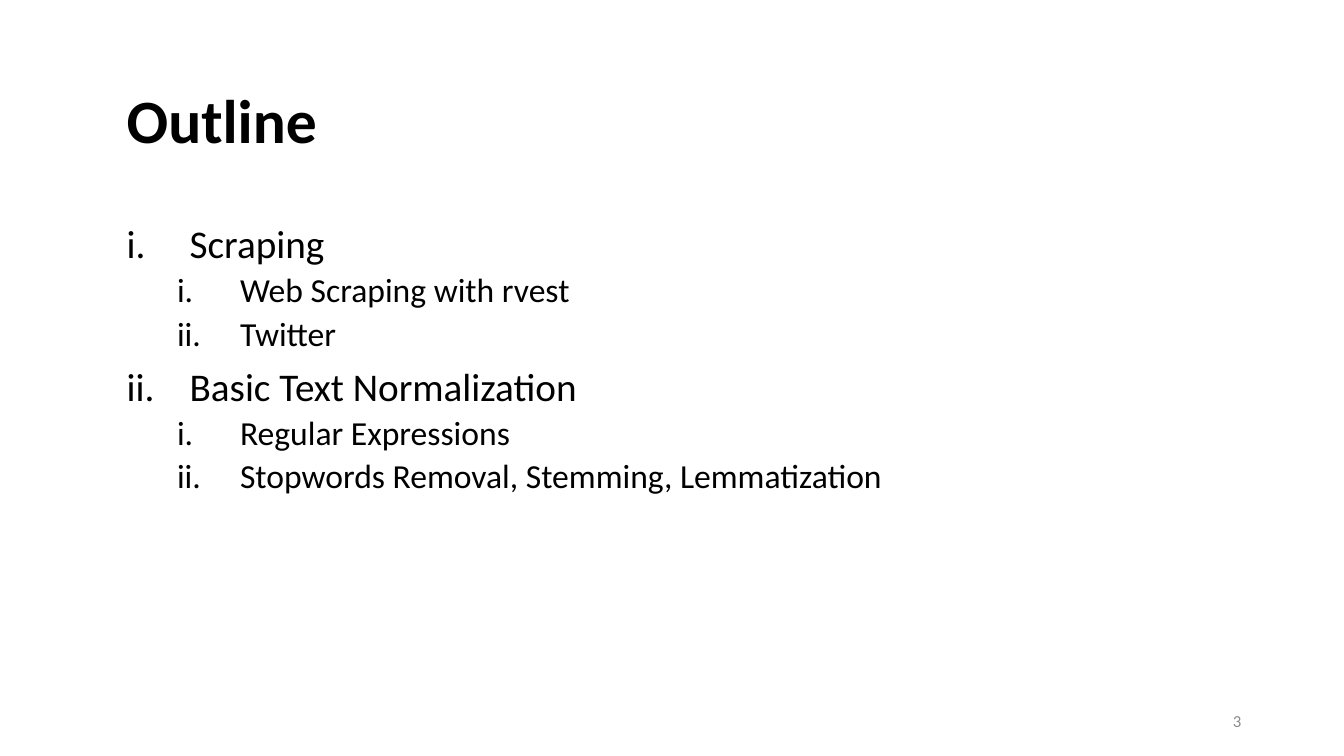
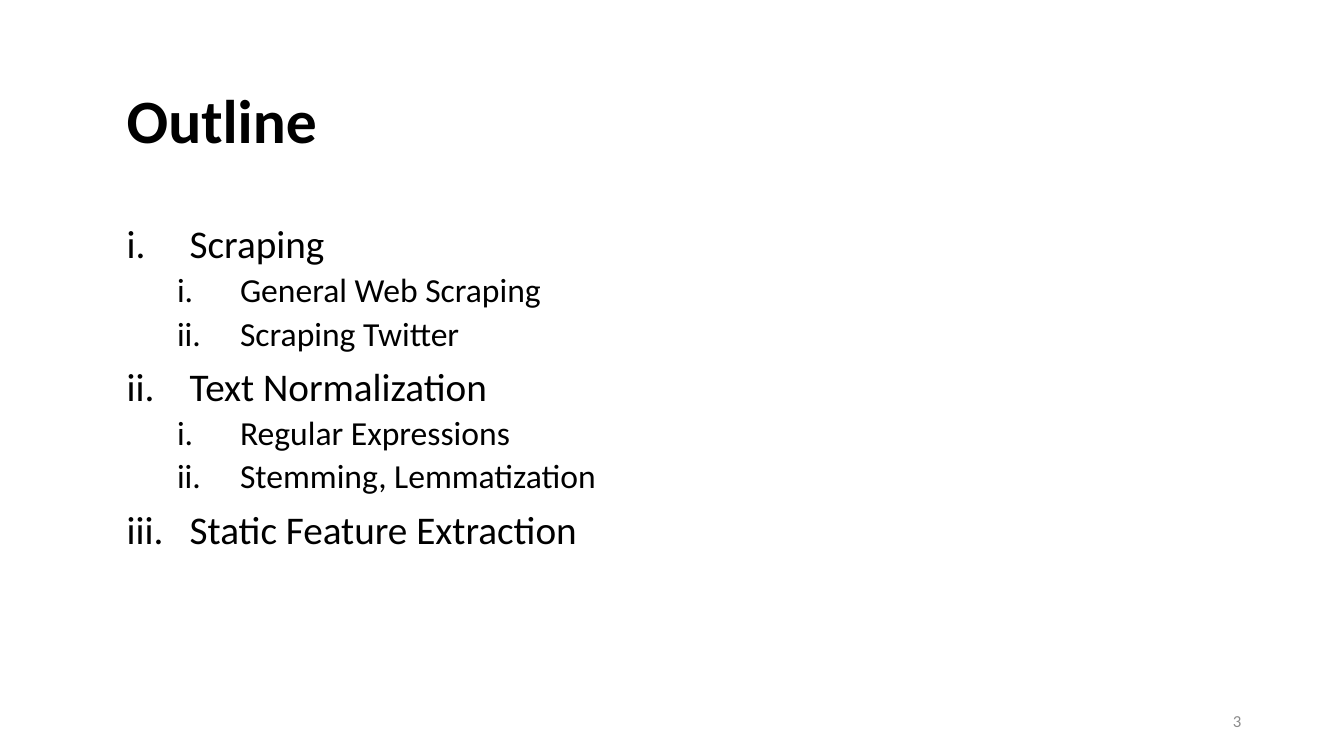
Before and after one commit to lisa-wm/consulting, a slide deck: slide 3 of 5_seminar/Contents_Part_02/slides/Präsentation_Teil2_Lisa.pptx. Drawn at 1344x756 pixels with LibreOffice and Linux fonts; fonts in the diff are those of the drawing. Boxes give left, top, right and bottom in pixels: in the first picture for what was removed or moved away, otherwise in the second. Text is boxed around its words. In the diff, an @@ line names an element or a change of style, - is before the commit and + after.

```diff
--- a/5_seminar/Contents_Part_02/slides/Präsentation_Teil2_Lisa.pptx
+++ b/5_seminar/Contents_Part_02/slides/Präsentation_Teil2_Lisa.pptx
@@ text at (190, 278, 540, 402): text changed @@
-  i. Web Scraping with rvest
-  ii. Twitter
-ii. Basic Text Normalization
+  i. General Web Scraping
+  ii. Scraping Twitter
+ii. Text Normalization
@@ text at (190, 464, 596, 545): text changed; size 24 to 28 pt @@
-  ii. Stopwords Removal, Stemming, Lemmatization
+  ii. Stemming, Lemmatization
+iii. Static Feature Extraction
```
Also in this commit, not shown: 15 other files.
